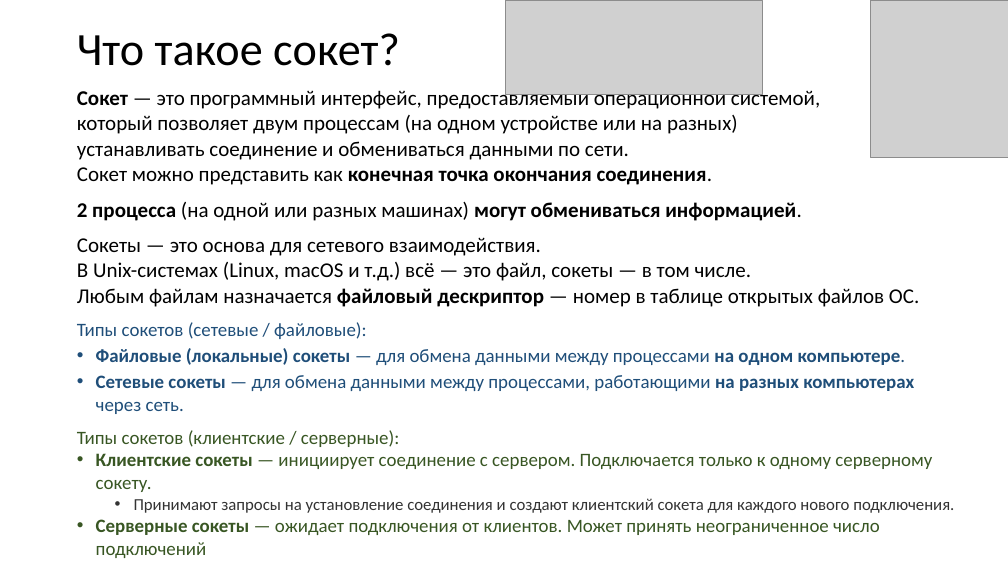
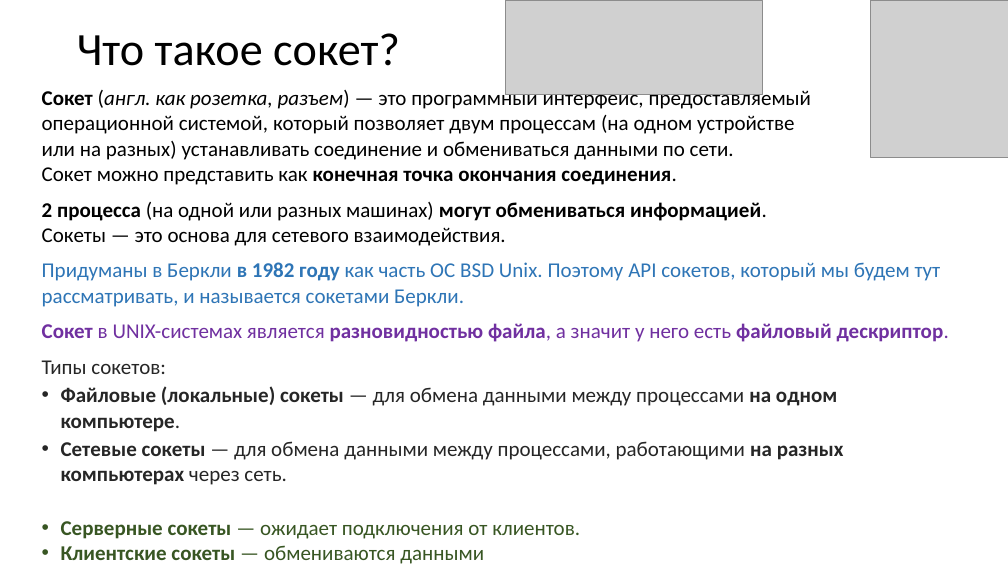
Before and after one commit to xtrueman/network_programming, a slide deck: slide 3 of Sockets.pptx. Drawn at 1008x567 pixels with LibreOffice and Linux fonts; fonts in the diff are those of the drawing; grey boxes stand for pictures. Boxes give left, top, right and bottom in pixels: in the first picture for what was removed or moved away, otherwise in the second. Text is boxed around its words. In the diff, an @@ line names an element or a change of style, - is before the commit and + after.

Commit message:
Работа над презентациями

```diff
--- a/Sockets.pptx
+++ b/Sockets.pptx
@@ text "Сокет (англ. как розетка, разъем) ...": place and size @@
-text "Сокет (англ. как розетка, разъем) ..." at bbox=[77, 88, 954, 558]
+text "Сокет (англ. как розетка, разъем) ..." at bbox=[42, 88, 949, 564]
@@ text at bbox=[42, 88, 949, 374]: text changed @@
-Сокет — это программный интерфейс, предоставляемый операционной системой,
-который позволяет двум процессам (на одном устройстве или на разных)
-устанавливать соединение и обмениваться данными по сети.
-Сокет можно представить как конечная точка окончания соединения.
-2 процесса (на одной или разных машинах) могут обмениваться информацией.
-Сокеты — это основа для сетевого взаимодействия.
-В Unix-системах (Linux, macOS и т.д.) всё — это файл, сокеты — в том числе.
-Любым файлам назначается файловый дескриптор — номер в таблице открытых файлов ОС.
-Типы сокетов (сетевые / файловые):
+Сокет (англ. как розетка, разъем) — это программный интерфейс, предоставляемый
+операционной системой, который позволяет двум процессам (на одном устройстве
+или на разных) устанавливать соединение и обмениваться данными по сети.
+Сокет можно представить как конечная точка окончания соединения.
+2 процесса (на одной или разных машинах) могут обмениваться информацией.
+Сокеты — это основа для сетевого взаимодействия.
+Придуманы в Беркли в 1982 году как часть ОС BSD Unix. Поэтому API сокетов, который мы будем тут рассматривать, и называется сокетами Беркли.
+Сокет в UNIX-системах является разновидностью файла, а значит у него есть файловый дескриптор.
+Типы сокетов:
@@ text at bbox=[61, 386, 844, 485]: size 18 to 20 pt, text colour #1F4E79 to #262626 in "Файловые (локальные) сокеты — для обмена данными ...", "Сетевые сокеты — для обмена данными между ..." @@
@@ text at bbox=[61, 521, 580, 564]: text changed; size 18 to 20 pt @@
-Типы сокетов (клиентские / серверные):
-• Клиентские сокеты — инициирует соединение с сервером. Подключается только к одному серверному сокету.
-  • Принимают запросы на установление соединения и создают клиентский сокета для каждого нового подключения.
-• Серверные сокеты — ожидает подключения от клиентов. Может принять неограниченное число подключений
+• Серверные сокеты — ожидает подключения от клиентов.
+• Клиентские сокеты — обмениваются данными
```
Also in this commit, not shown: 10 other slides changed, 13 slides added, 5 other files.
